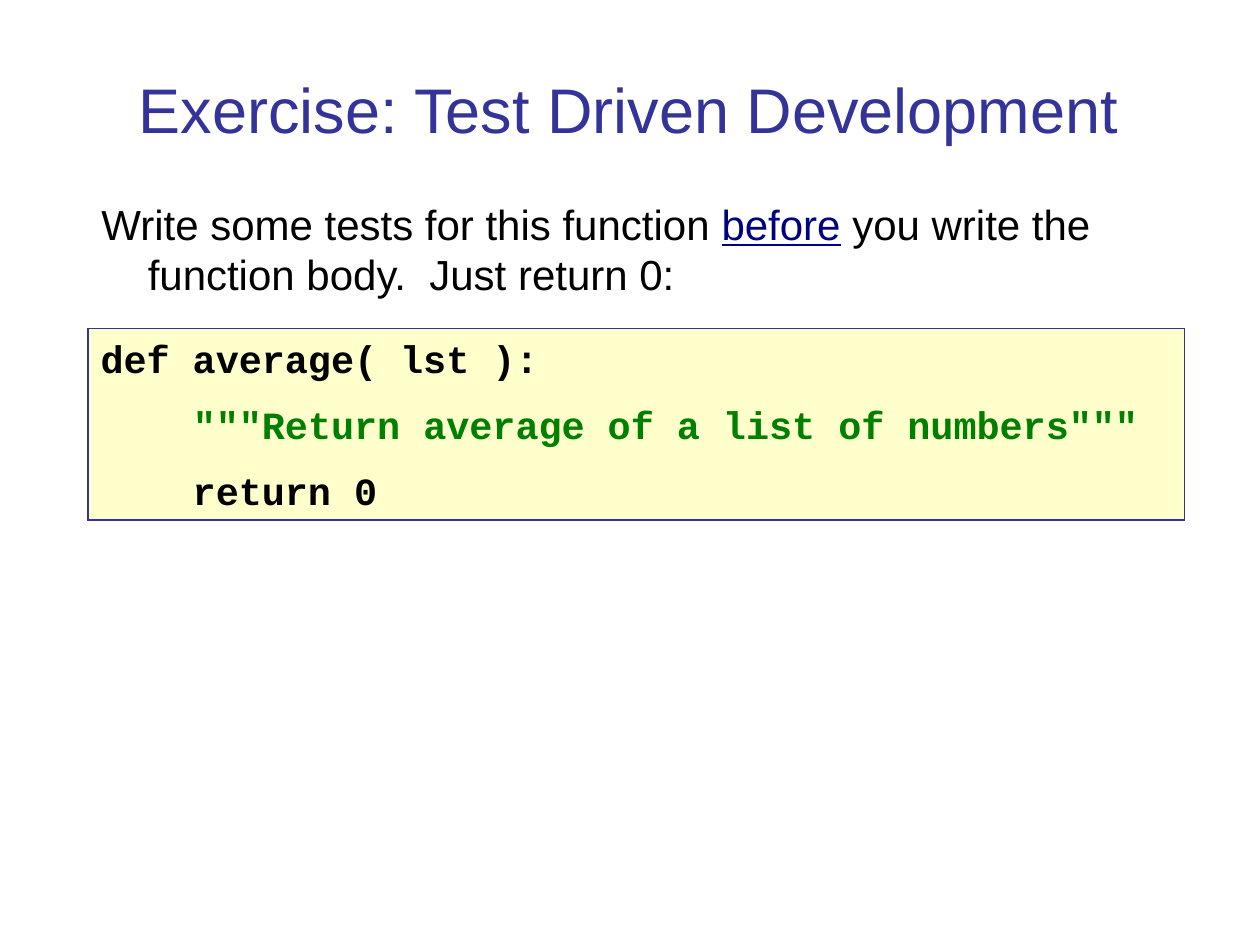
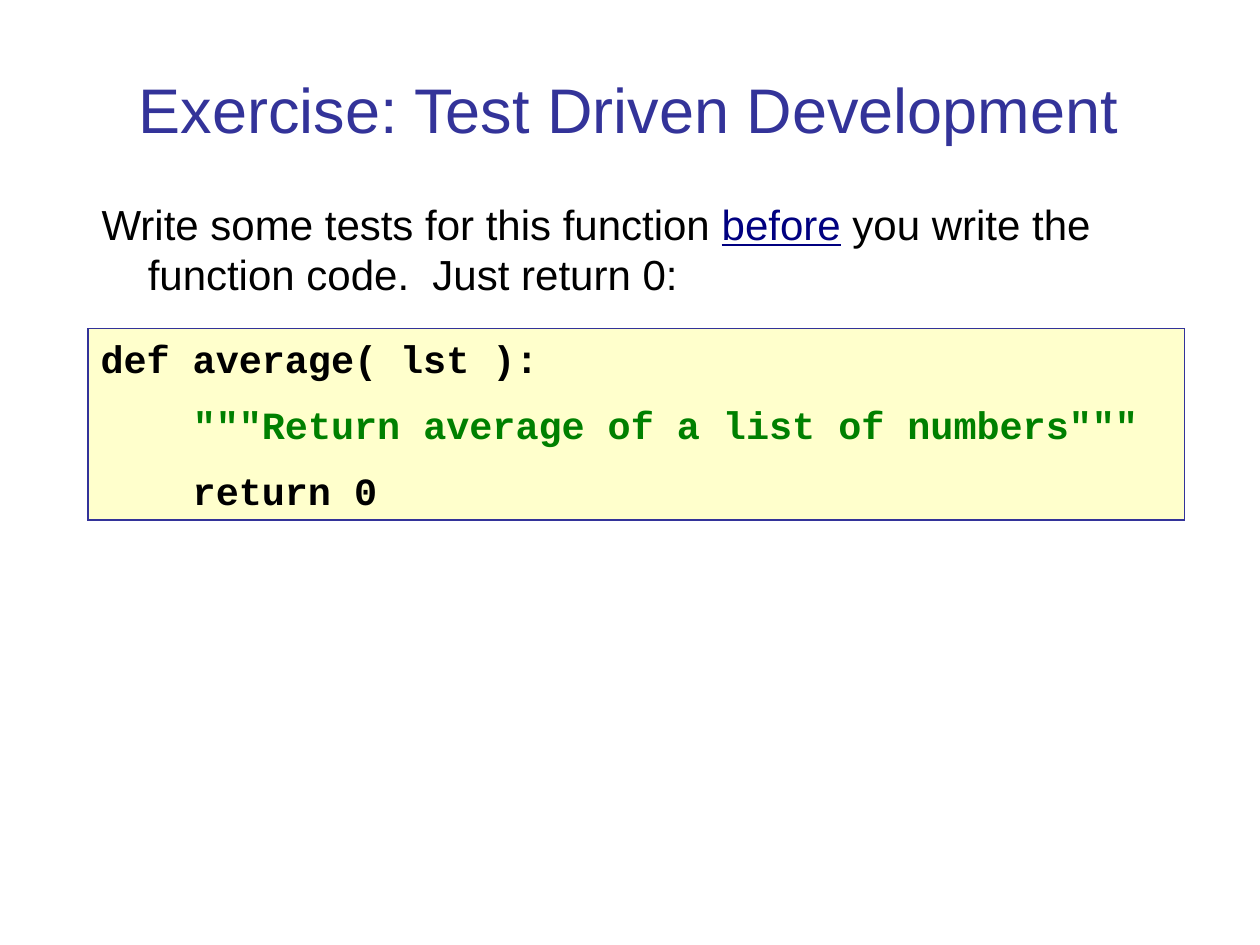
Before and after one commit to cpske/ISP, a slide deck: slide 19 of testing/PythonUnitTesting.ppt (slide 18 before the commit). Drawn at 1260x945 pixels with LibreOffice and Linux fonts; fonts in the diff are those of the drawing. Boxes give left, top, right and bottom in pixels: in the first picture for what was removed or moved away, otherwise in the second. Text is boxed around its words. In the diff, an @@ line names an element or a change of style, - is before the commit and + after.

```diff
--- a/testing/PythonUnitTesting.ppt
+++ b/testing/PythonUnitTesting.ppt
@@ text at [102, 209, 1090, 291]: text changed @@
-Write some tests for this function before you write the function body. Just return 0:
+Write some tests for this function before you write the function code. Just return 0:
```
Also in this commit, not shown: 6 other slides changed, 1 slide added, 3 other files.
